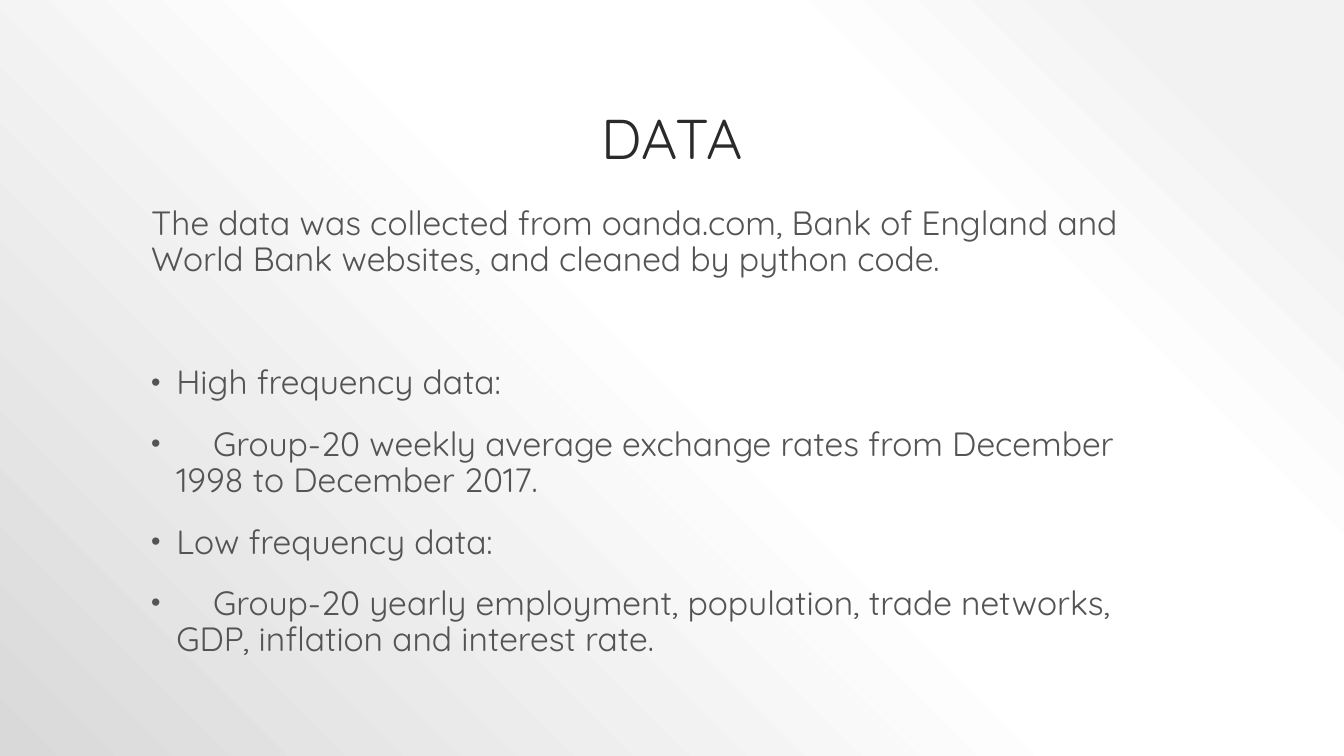
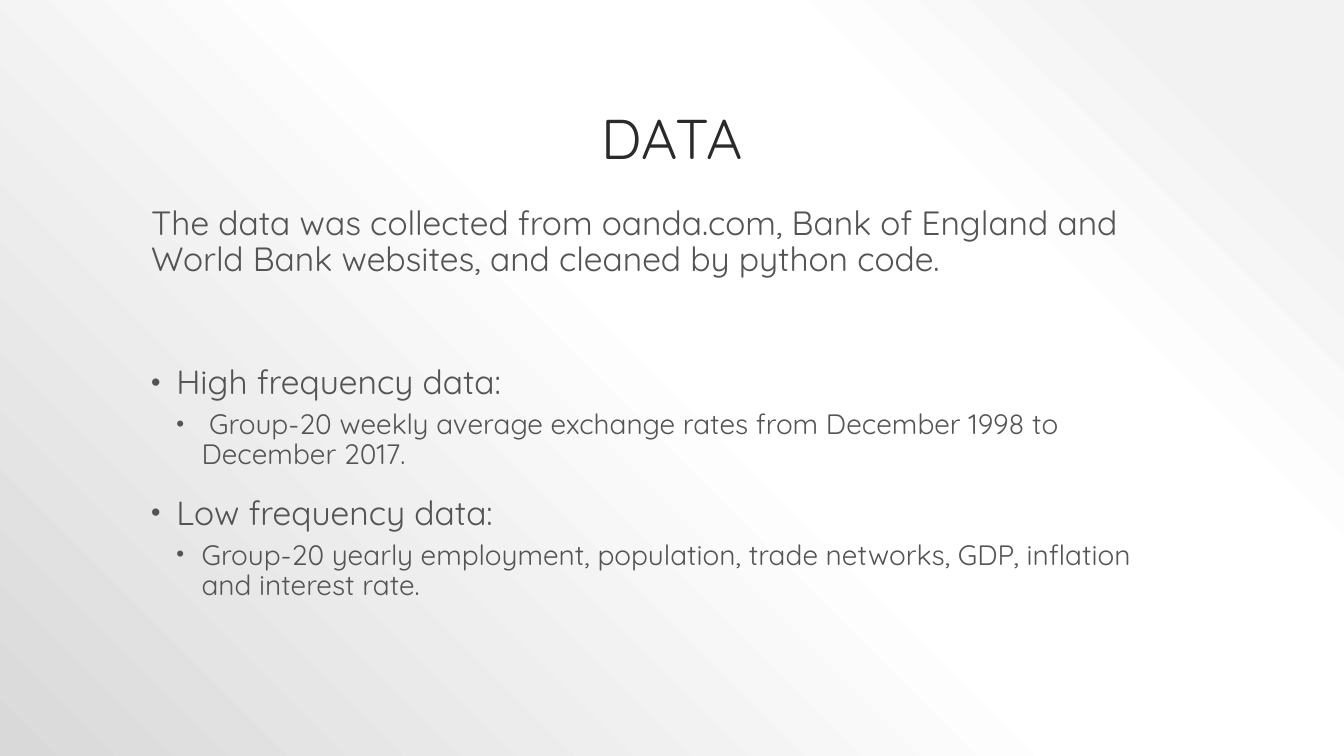
Before and after one commit to sg4g17/Cycle-to-Work, a slide deck: slide 7 of Predictors for the ratio of dollar and pound.pptx. Drawn at 1344x756 pixels with LibreOffice and Linux fonts; fonts in the diff are those of the drawing. Boxes give left, top, right and bottom in pixels: in the first picture for what was removed or moved away, otherwise in the second. Text is boxed around its words. In the diff, an @@ line names an element or a change of style, - is before the commit and + after.

```diff
--- a/Predictors for the ratio of dollar and pound.pptx
+++ b/Predictors for the ratio of dollar and pound.pptx
@@ text at (202,413,1131,595): size 24 to 20 pt in "Group-20 weekly average exchange rates from December ...", "Group-20 yearly employment, population, trade networks, GDP, ..."; list level 1 to 2 in "Group-20 weekly average exchange rates ..."; list level 1 to 2 in "Group-20 yearly employment, population, trade ..." @@
```
Also in this commit, not shown: 7 other slides changed.
